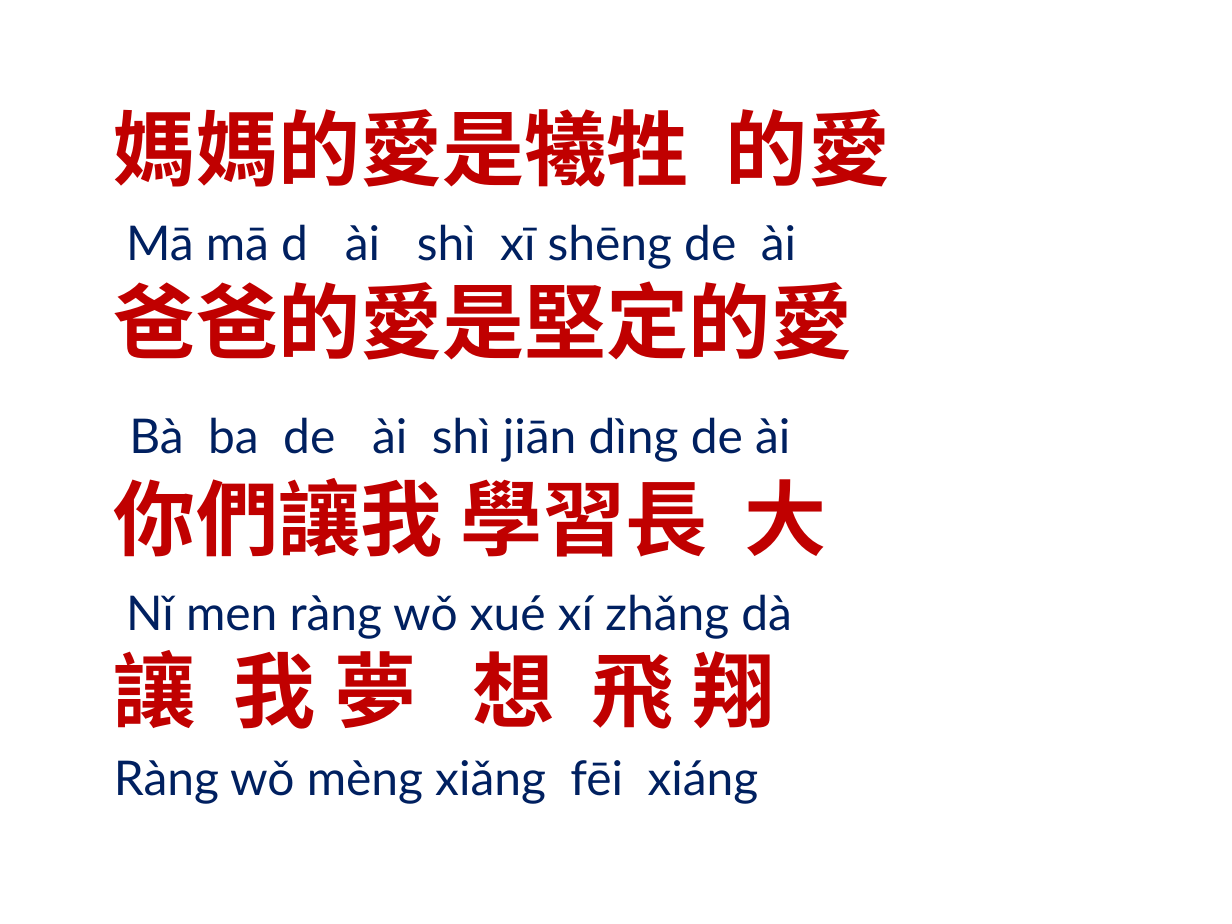
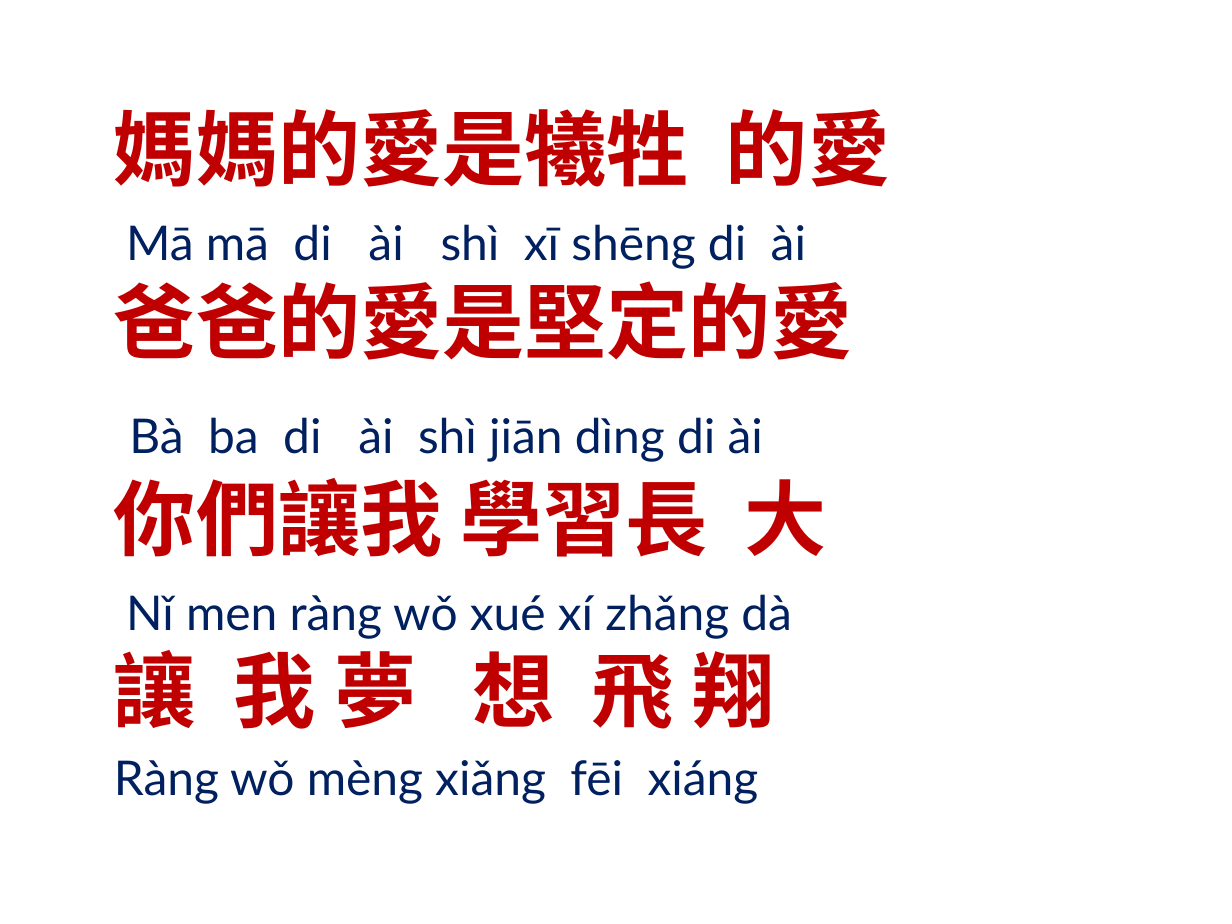
Before and after one commit to batisuoc/free-school-class, a slide deck: slide 2 of chinese/5yue爸爸媽媽的愛.pptx (slide 8 before the commit). Drawn at 1232x924 pixels with LibreOffice and Linux fonts; fonts in the diff are those of the drawing; background and template pictures are left out. Boxes give left, top, right and bottom in pixels: in the first picture for what was removed or moved away, otherwise in the second. Text is boxed around its words. In the diff, an @@ line names an element or a change of style, - is before the commit and + after.

```diff
--- a/chinese/5yue爸爸媽媽的愛.pptx
+++ b/chinese/5yue爸爸媽媽的愛.pptx
@@ subtitle at [114,224,853,557]: text changed @@
-Mā mā d ài shì xī shēng de ài
-爸爸的愛是堅定的愛
-Bà ba de ài shì jiān dìng de ài
-你們讓我 學習長 大
+Mā mā di ài shì xī shēng di ài
+爸爸的愛是堅定的愛
+Bà ba di ài shì jiān dìng di ài
+你們讓我 學習長 大
```
Also in this commit, not shown: 4 other slides changed, 1 other file.
